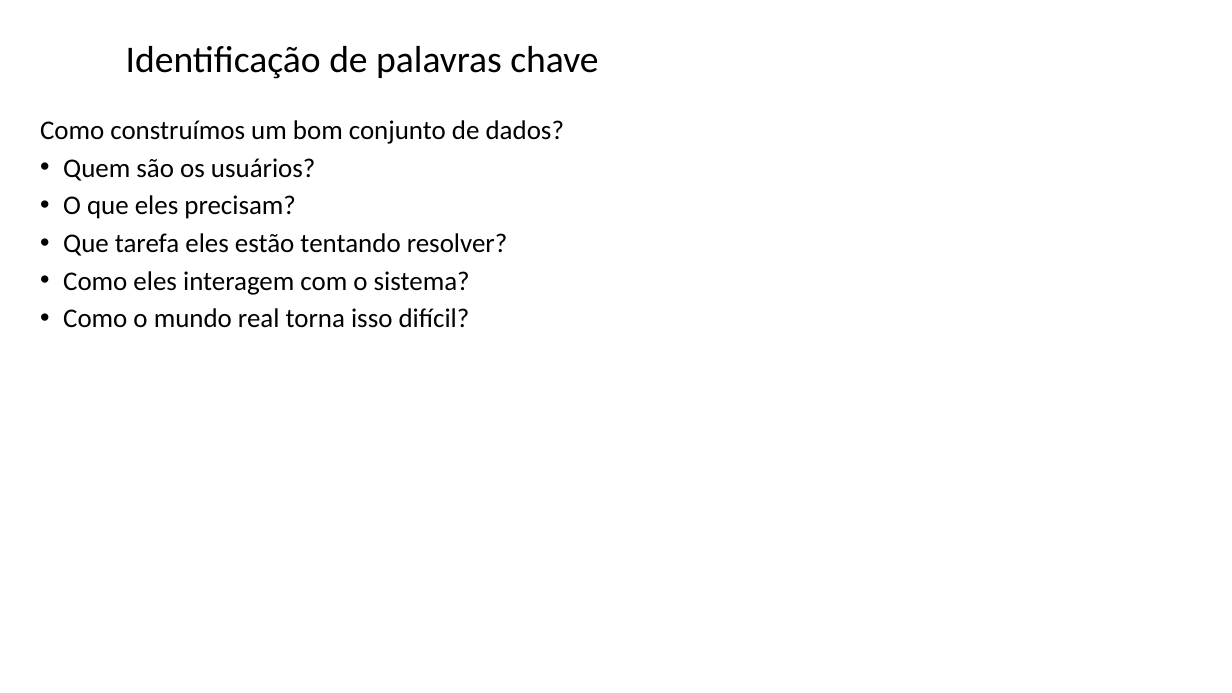
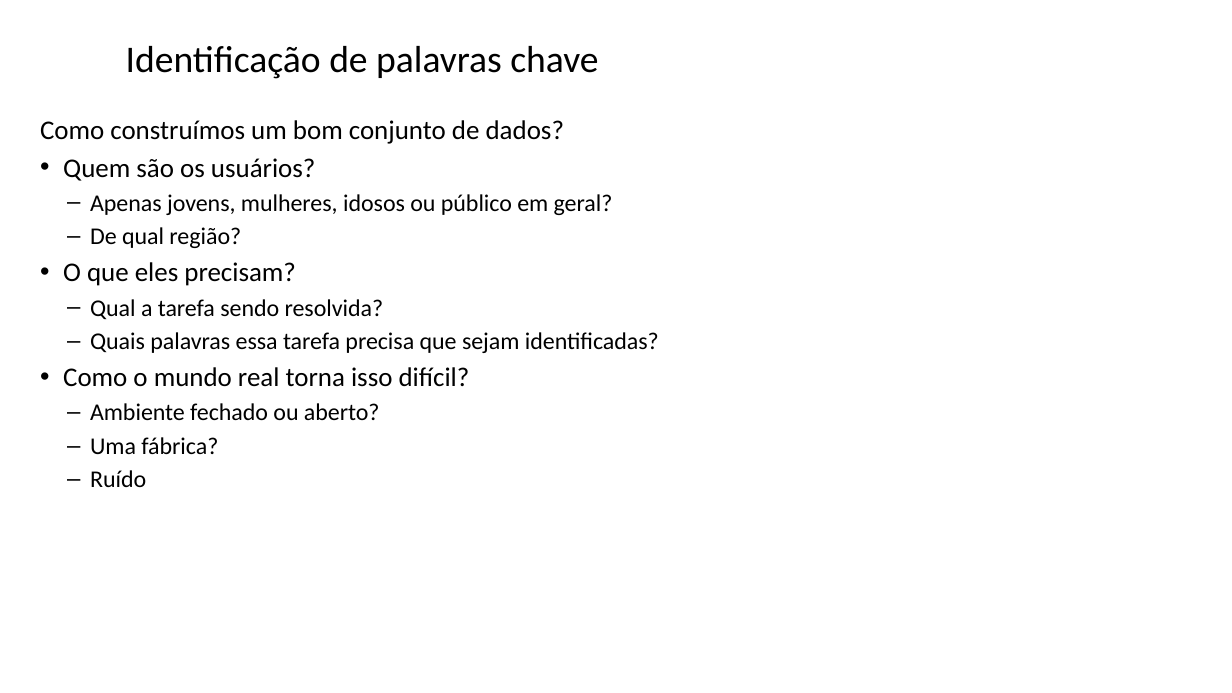
Before and after one commit to zz4fap/tp557-iot-ml, a slide deck: slide 15 of slides/TP557_17_identificação_palavras_chave.pptx (slide 10 before the commit). Drawn at 1232x693 pixels with LibreOffice and Linux fonts; fonts in the diff are those of the drawing; background and template pictures are left out. Boxes give left, top, right and bottom in pixels: in the first picture for what was removed or moved away, otherwise in the second. Text is boxed around its words. In the diff, an @@ line names an element or a change of style, - is before the commit and + after.

Commit message:
update of slides

```diff
--- a/slides/TP557_17_identificação_palavras_chave.pptx
+++ b/slides/TP557_17_identificação_palavras_chave.pptx
@@ text at [90,194,613,248]: paragraphs added @@
+  – Apenas jovens, mulheres, idosos ou público em geral?
+  – De qual região?
@@ text at [90,299,659,353]: text changed; size 21 to 18.7 pt @@
-• Que tarefa eles estão tentando resolver?
-• Como eles interagem com o sistema?
+  – Qual a tarefa sendo resolvida?
+  – Quais palavras essa tarefa precisa que sejam identificadas?
@@ text at [90,403,380,487]: paragraphs added @@
+  – Ambiente fechado ou aberto?
+  – Uma fábrica?
+  – Ruído
```
Also in this commit, not shown: 6 other slides changed, 6 slides added.
